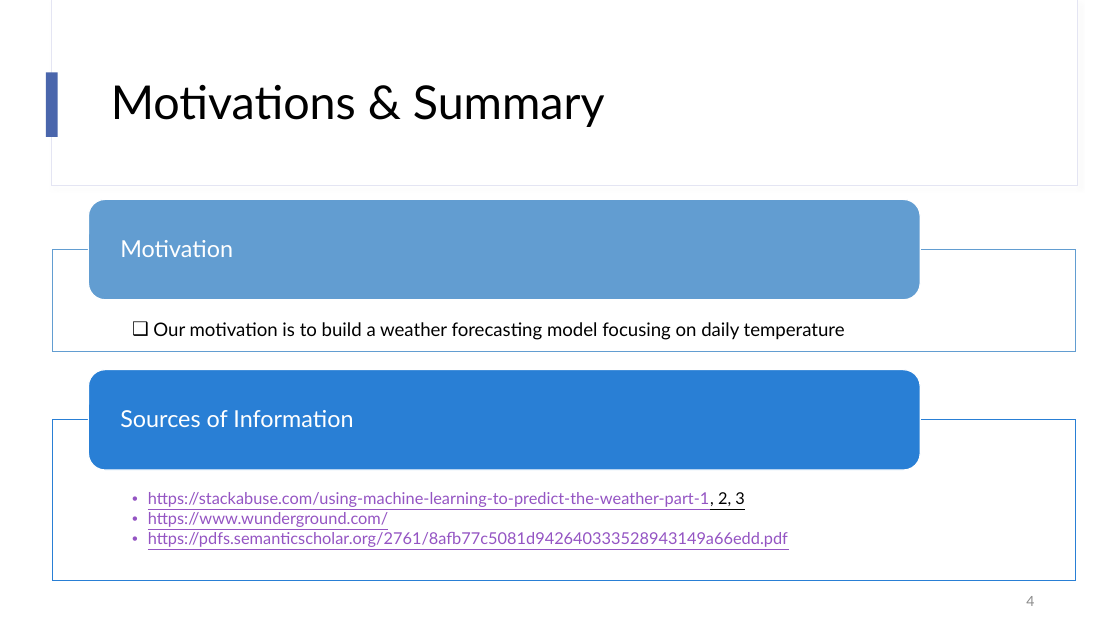
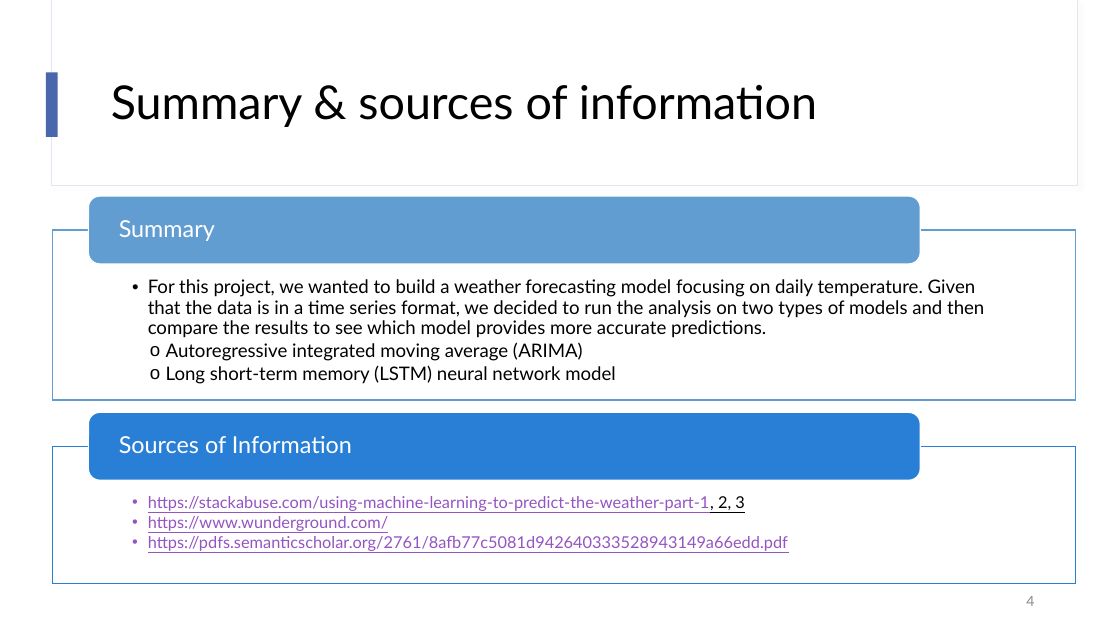
Before and after one commit to stephen823/New-York-Weather-Forcast-base-on-Machine-Learning, a slide deck: slide 4 of Final Project - Draft report.pptx. Drawn at 1120x630 pixels with LibreOffice and Linux fonts; fonts in the diff are those of the drawing. Boxes give left, top, right and bottom in pixels: in the first picture for what was removed or moved away, otherwise in the second. Text is boxed around its words. In the diff, an @@ line names an element or a change of style, - is before the commit and + after.

Commit message:
Updated presentation

```diff
--- a/Final Project - Draft report.pptx
+++ b/Final Project - Draft report.pptx
@@ title at (111, 85, 817, 127): text changed @@
-Motivations & Summary
+Summary & sources of information
@@ rounded rectangle: place and size @@
-rounded rectangle at (88, 199, 920, 299)
+rounded rectangle at (88, 196, 920, 264)
@@ rectangle: place and size @@
-rectangle at (53, 250, 1076, 351)
+rectangle at (53, 230, 1076, 400)
@@ text added at (119, 220, 215, 241), 20 pt, text #FFFFFF @@
+Summary
@@ text removed at (120, 240, 233, 257) @@
-Motivation
@@ text at (148, 279, 984, 384): text changed @@
-  ❑ Our motivation is to build a weather forecasting model focusing on daily temperature
+  • For this project, we wanted to build a weather forecasting model focusing on daily temperature. Given that the data is in a time series format, we decided to run the analysis on two types of models and then compare the results to see which model provides more accurate predictions.
+  o Autoregressive integrated moving average (ARIMA)
+  o Long short-term memory (LSTM) neural network model
@@ rounded rectangle: place and size @@
-rounded rectangle at (88, 370, 920, 470)
+rounded rectangle at (88, 413, 920, 481)
@@ text "Sources of Information": place and size @@
-text "Sources of Information" at (120, 410, 353, 427)
+text "Sources of Information" at (119, 436, 352, 453)
@@ text "https://stackabuse.com/using-machine-learning-to-predict-the ...": place and size @@
-text "https://stackabuse.com/using-machine-learning-to-predict-the ..." at (148, 492, 788, 547)
+text "https://stackabuse.com/using-machine-learning-to-predict-the ..." at (148, 496, 788, 551)
@@ rectangle: place and size @@
-rectangle at (53, 420, 1076, 581)
+rectangle at (53, 446, 1076, 584)
```
Also in this commit, not shown: 4 other slides changed.
